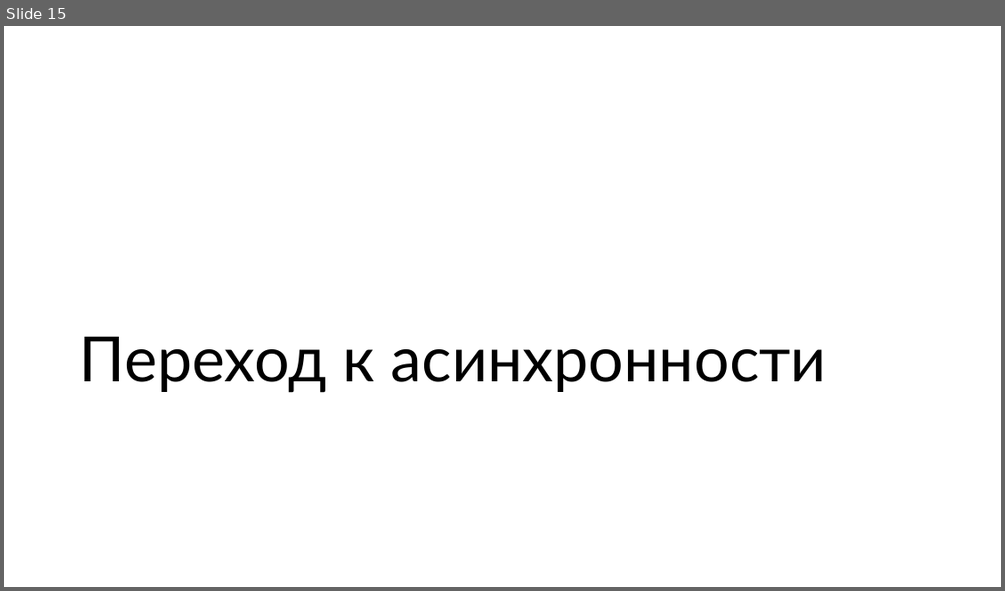
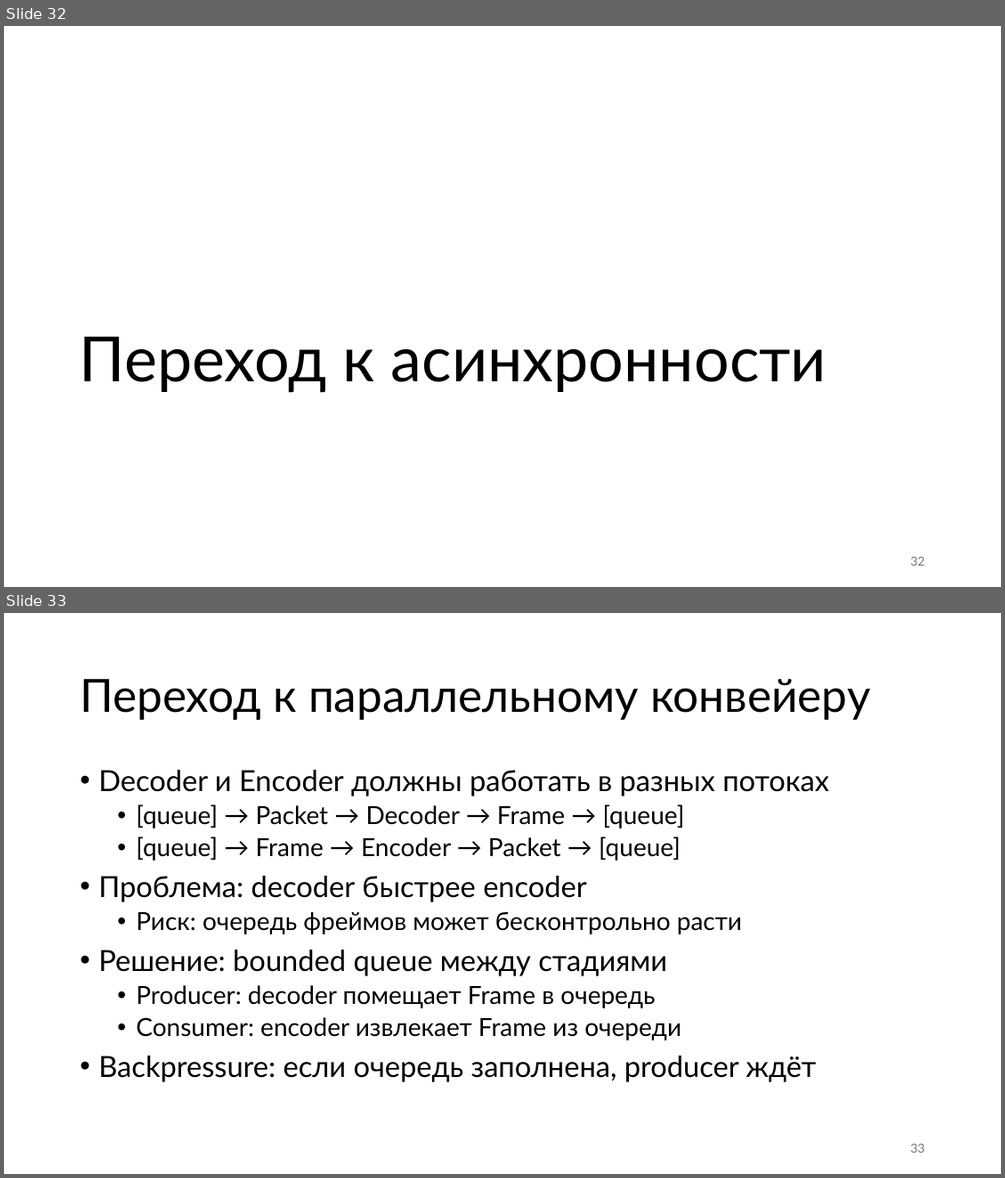
Before and after one commit to alexey-malov/ffmpeg-transcoder-demo, a slide deck: ffmpeg without pain.pptx. Shown one above the other, each under a label of ours: slide 15 before the commit, slides 32 and 33 after it. The pictures are 1005x591 and 1005x1178 pixels, drawn with LibreOffice and Linux fonts; fonts in the diff are those of the drawing. Boxes give left, top, right and bottom in pixels: in the first picture for what was removed or moved away, otherwise in the second. Text is boxed around its words. In the diff, an @@ line names an element or a change of style, - is before the commit and + after.

```diff
--- a/ffmpeg without pain.pptx
+++ b/ffmpeg without pain.pptx
@@ slide 33 added at (4,613,1001,1174), background #FFFFFF @@
@@ title added at (80,679,870,720), 44 pt, text #000000 @@
+Переход к параллельному конвейеру
@@ text added at (98,770,829,1082), 24 pt, text #000000 @@
+• Decoder и Encoder должны работать в разных потоках
+  • [queue] → Packet → Decoder → Frame → [queue]
+  • [queue] → Frame → Encoder → Packet → [queue]
+• Проблема: decoder быстрее encoder
+  • Риск: очередь фреймов может бесконтрольно расти
+• Решение: bounded queue между стадиями
+  • Producer: decoder помещает Frame в очередь
+  • Consumer: encoder извлекает Frame из очереди
+• Backpressure: если очередь заполнена, producer ждёт
@@ page number added at (910,1143,924,1152), 12 pt, text #797979 @@
+33
@@ what was slide 15 is now slide 32 @@
@@ slide 32 changed as well @@
@@ page number added at (910,556,924,565), 12 pt, text #797979 @@
+32
```
Also in this commit, not shown: 11 other slides changed, 49 other slides added, 7 slides removed.
